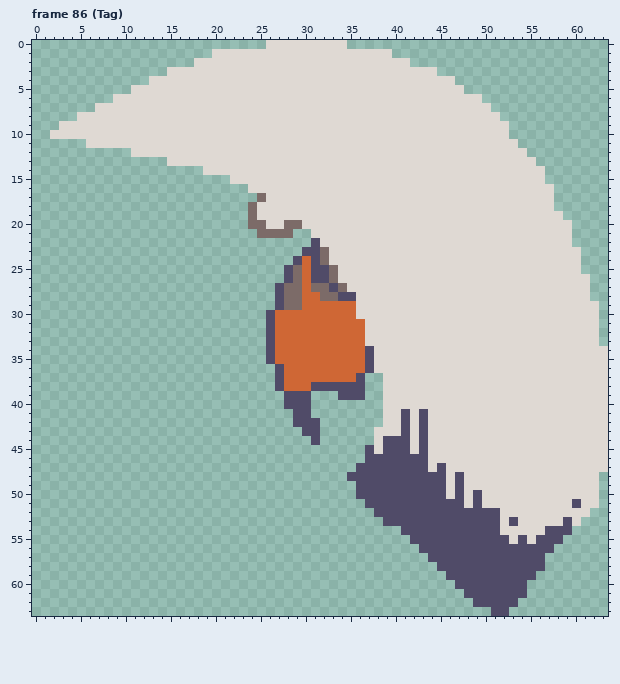
File history of a pixel-art file, characters/player/player.aseprite. The picture above was drawn from the file before the commit.
64x64 pixels, 90 frames. Shown: frame 86 (Tag). The commit also changed other frames, which this record leaves out.
After:
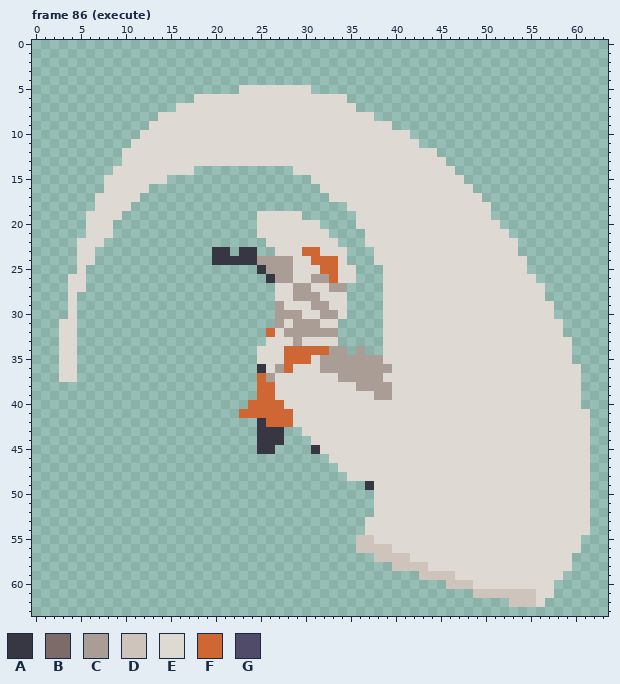
Palette (. is transparent): A #373643  B #7c6b68  C #a99d95  D #cfc4bb  E #dfd9d3  F #cf6735  G #504b68
Change:
layer "Hammer" removed
Changed rows in their new state; - is an unchanged pixel.
Frame 86 (execute), layers "player", "Cleaver":
first column x 2:
 0 ------------------------.........-----------------------------
 1 ------------------....................------------------------
 2 ----------------........................----------------------
 3 -------------..............................-------------------
 4 -----------..................................-----------------
 5 ---------............--------.................----------------
 6 -------.........-----------------...............--------------
 7 -----.........--------------------...............-------------
 8 ---.........------------------------..............------------
 9 -..........---------------------------.............-----------
10 ..........------------------------------...........-----------
11 ----.....--------------------------------...........----------
12 --------E----------------------------------..........---------
13 --------EEEEE-------------------------------..........--------
14 -------EEEEEEEEE-..........------------------..........-------
15 ------EEEEEEE-------.........-----------------.........-------
16 ------EEEEE-----------........-----------------.........------
17 -----EEEEE-------------........-----------------........------
18 -----EEEE-------------...........----------------.......------
19 ----EEEE--------------.-----......---------------........-----
20 ----EEE---------------.E--EE--....----------------........----
21 ----EEE----------------EEEEEE--....----------------.......----
22 ---EEE------------------EEEEEE--...-----------------......----
23 ---EE-------------AA-AA--EEEFFE--...----------------.......---
24 ---EE-------------AAAAACCCCEEFFF-...-----------------......---
25 ---E-------------------ACCCEEEFF--...----------------......---
26 --EE--------------------ACCEECCF--...-----------------......--
27 --EE---------------------EECCEECC....------------------.....--
28 --E----------------------EECCCEEE....------------------.....--
29 --E----------------------CEEECCEE....-------------------.....-
30 --E---------------------.CCCEECCE....-------------------.....-
31 -EE---------------------.CECCCEE.....--------------------....-
32 -EE---------------------FECCCCCC.....--------------------....-
33 -EE---------------------EEECEEEE.....---------------------...-
34 -EE--------------------EEE-----CC.C..---------------------....
35 -EE--------------------EEE---ECCCCCCC---------------------....
36 -EE--------------------AEC-EEECCCCCCCC---------------------...
37 -EE--------------------FCEEEEEEECCCCC----------------------...
38 -----------------------FFEEEEEEEEECCCC---------------------...
39 -----------------------FFEEEEEEEEEEECC---------------------...
40 ----------------------FFFFEEEEEEEEEEE----------------------...
41 ---------------------FFFFFFEEEEEEEEEE--E-E------------------..
42 -----------------------AFFFEEEEEEEEEE--E-E------------------..
43 -----------------------AAA--EEEEEEEE---E-E------------------..
44 -----------------------AAA---EEEEEEE-EEE-E------------------..
45 -----------------------AA----AEEEEEE-EEE-E------------------..
46 -------------------------------EEEEEEEEEEE------------------..
47 --------------------------------EEEEEEEEEE-E----------------..
48 ---------------------------------EEEEEEEEEEE-E--------------.-
49 ----------------------------------.AEEEEEEEE-E--------------.-
50 ----------------------------------..EEEEEEEE-E-E------------.-
51 -----------------------------------.EEEEEEEEEE-E----------E-.-
52 ------------------------------------EEEEEEEEEEEEEE------------
53 -----------------------------------EEEEEEEEEEEEEEE-E-----E-E--
54 -----------------------------------EEEEEEEEEEEEEEE-----EEEEE--
55 ----------------------------------DDEEEEEEEEEEEEEEE-E-EEEEE---
56 ----------------------------------DDDDEEEEEEEEEEEEEEEEEEEEE---
57 ------------------------------------DDDDEEEEEEEEEEEEEEEEEE----
58 --------------------------------------DDDDEEEEEEEEEEEEEEEE----
59 -----------------------------------------DDDDEEEEEEEEEEEE-----
60 --------------------------------------------DDDEEEEEEEEE------
61 ----------------------------------------------.DDDDDDDEE------
62 -----------------------------------------------....DDDE-------
63 -------------------------------------------------..-----------
Pixel boxes of the changes (left, top, right, bottom) in both pictures:
changed: (50, 40, 608, 616)
